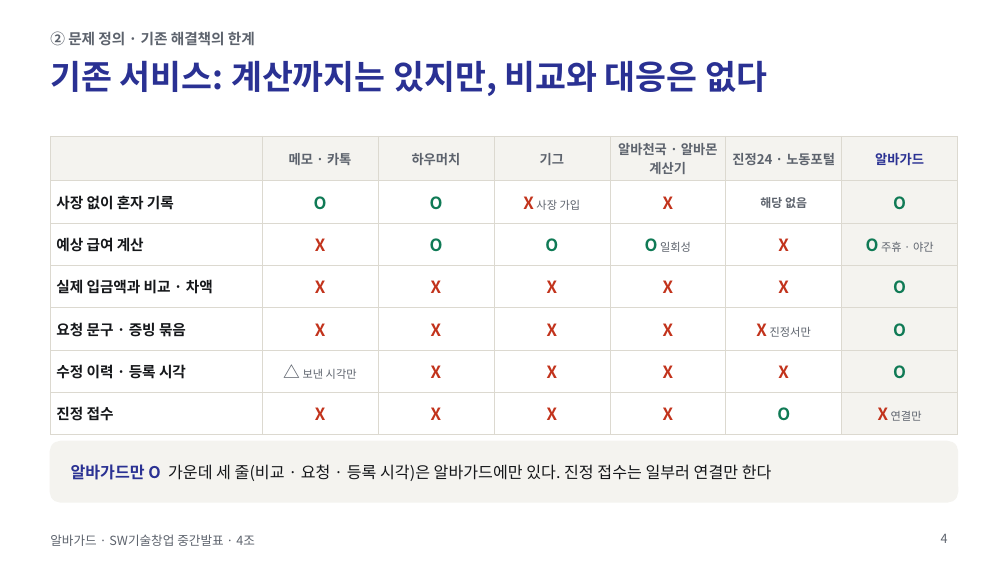
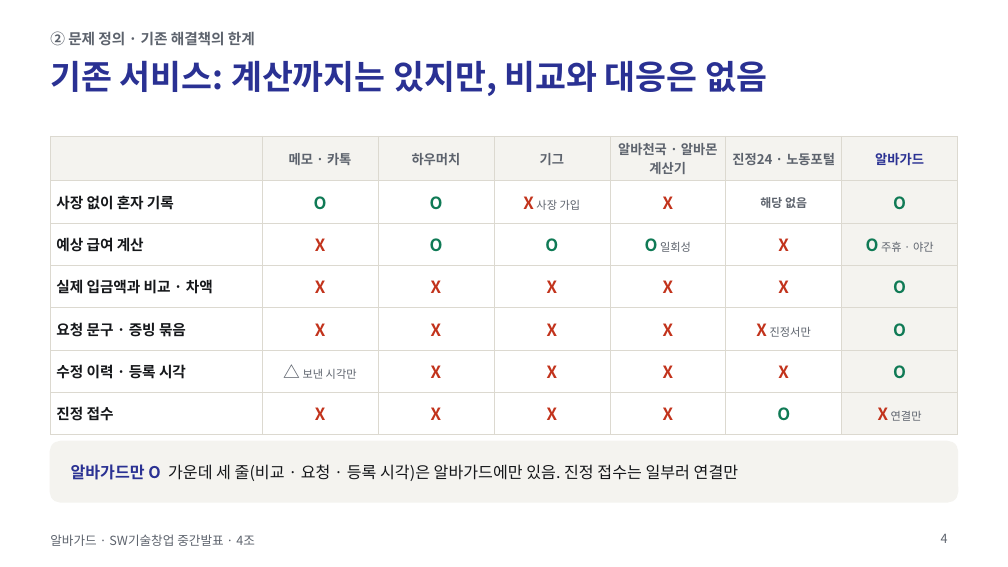
Before and after one commit to jihooni217/albaguard, a slide deck: slide 4 of docs/06_중간발표_PPT.pptx. Drawn at 1008x567 pixels with LibreOffice and Linux fonts; fonts in the diff are those of the drawing. Boxes give left, top, right and bottom in pixels: in the first picture for what was removed or moved away, otherwise in the second. Text is boxed around its words. In the diff, an @@ line names an element or a change of style, - is before the commit and + after.

```diff
--- a/docs/06_중간발표_PPT.pptx
+++ b/docs/06_중간발표_PPT.pptx
@@ title at [50,60,767,96]: text changed @@
-기존 서비스: 계산까지는 있지만, 비교와 대응은 없다
+기존 서비스: 계산까지는 있지만, 비교와 대응은 없음
@@ text at [71,464,738,481]: text changed @@
-알바가드만 O 가운데 세 줄(비교 · 요청 · 등록 시각)은 알바가드에만 있다. 진정 접수는 일부러 연결만 한다
+알바가드만 O 가운데 세 줄(비교 · 요청 · 등록 시각)은 알바가드에만 있음. 진정 접수는 일부러 연결만
```
Also in this commit, not shown: 13 other slides changed, 2 other files.
